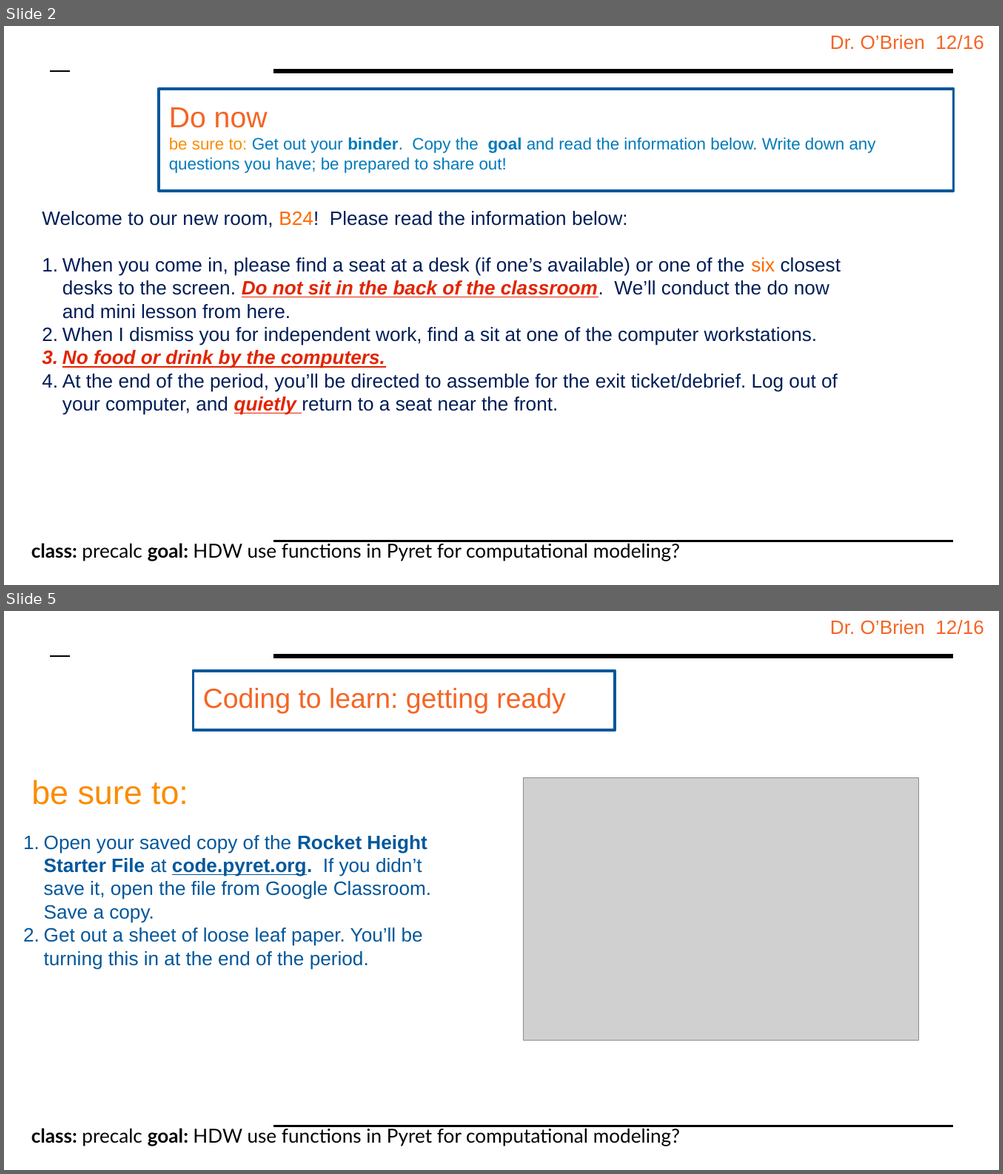
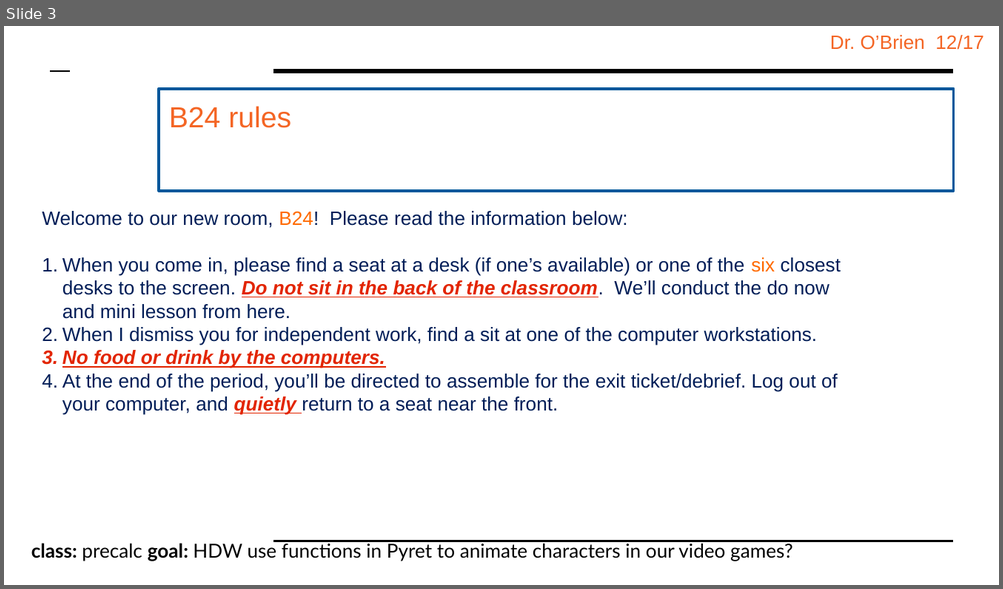
Before and after one commit to cobrien87/work, a slide deck: print/Precal_13_4.pptx. Shown one above the other, each under a label of ours: slides 2 and 5 before the commit, slide 3 after it; the slides between them are not shown. The pictures are 1003x1174 and 1003x589 pixels, drawn with LibreOffice and Linux fonts; fonts in the diff are those of the drawing; grey boxes stand for pictures; background and template pictures are left out. Boxes give left, top, right and bottom in pixels: in the first picture for what was removed or moved away, otherwise in the second. Text is boxed around its words. In the diff, an @@ line names an element or a change of style, - is before the commit and + after.

```diff
--- a/print/Precal_13_4.pptx
+++ b/print/Precal_13_4.pptx
@@ slide 5 removed at bbox=[4, 611, 999, 1170], background #FFFFFF; not listed: 5 template elements that a slide beside it also shows @@
@@ rectangle removed at bbox=[193, 671, 614, 730] @@
-Coding to learn: getting ready
@@ text removed at bbox=[31, 780, 188, 805] @@
-be sure to:
@@ picture removed at bbox=[523, 778, 919, 1042] @@
@@ text removed at bbox=[44, 835, 431, 969] @@
-1. Open your saved copy of the Rocket Height Starter File at code.pyret.org. If you didn’t save it, open the file from Google Classroom. Save a copy.
-2. Get out a sheet of loose leaf paper. You’ll be turning this in at the end of the period.
@@ what was slide 2 is now slide 3 @@
@@ slide 3 changed as well @@
@@ text at bbox=[830, 35, 983, 50]: text changed @@
-Dr. O’Brien 12/16
+Dr. O’Brien 12/17
@@ title at bbox=[169, 106, 291, 128]: text changed; size 12 to 21 pt; text colour #007ABA to #F46524 @@
-Do now
-be sure to: Get out your binder. Copy the goal and read the information below. Write down any questions you have; be prepared to share out!
+B24 rules
@@ text at bbox=[31, 542, 793, 562]: text changed @@
-class: precalc goal: HDW use functions in Pyret for computational modeling?
+class: precalc goal: HDW use functions in Pyret to animate characters in our video games?
```
Also in this commit, not shown: 2 other slides changed, 3 slides added, 4 other slides removed, 14 other files.
